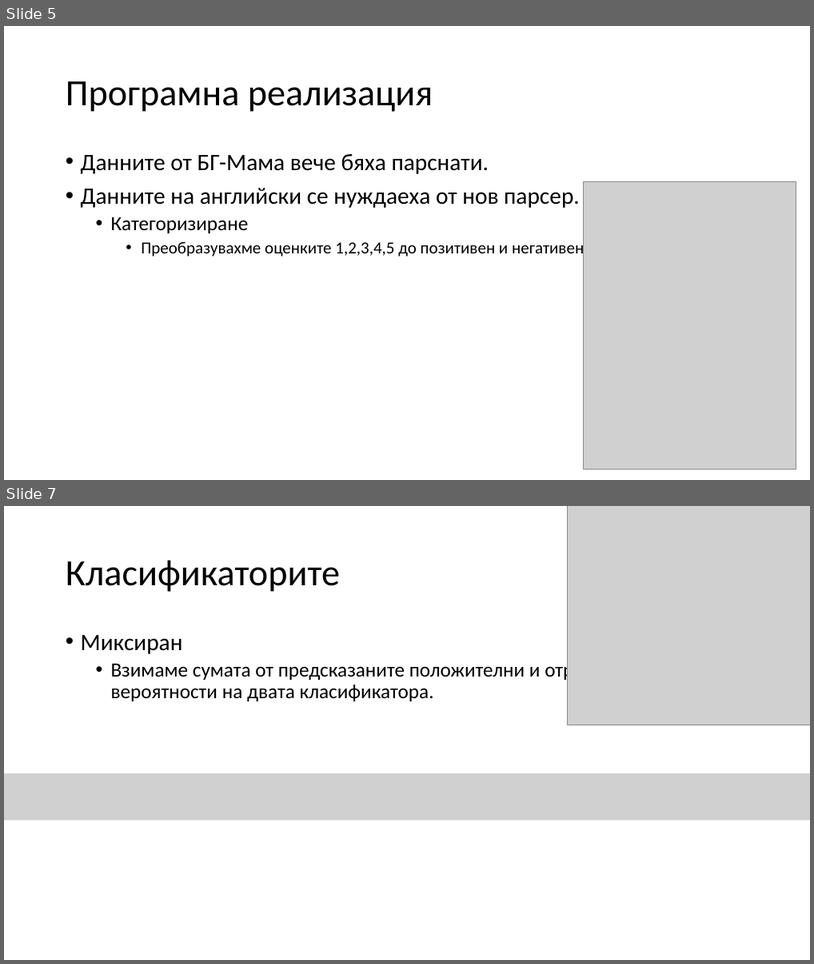
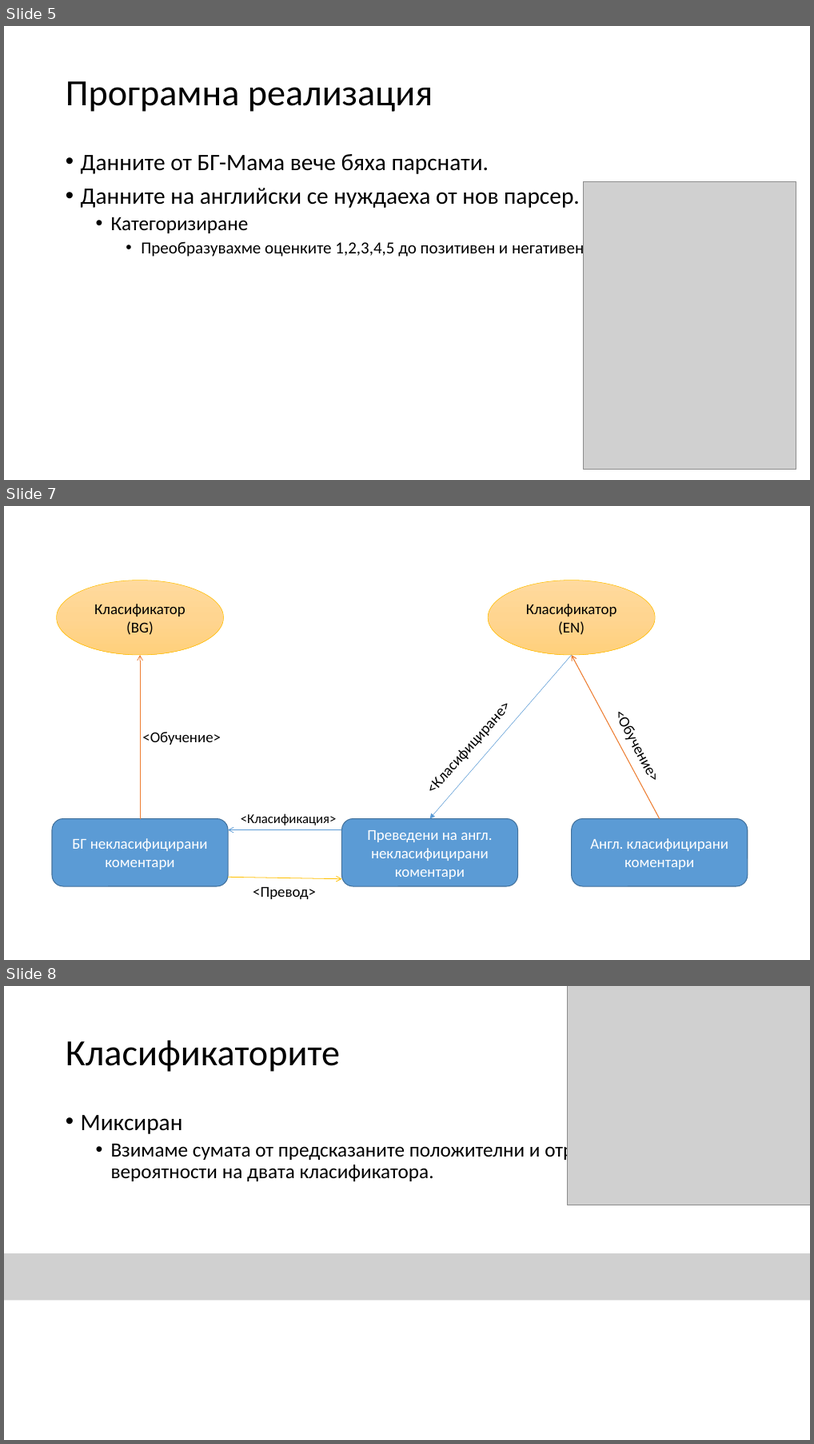
Before and after one commit to skeleta/BGMamaProject, a slide deck: documentation/Презентация_v2 - ОЗТ.pptx. Shown one above the other, each under a label of ours: slides 5 and 7 before the commit, slides 5, 7 and 8 after it; the slides between them are not shown. The pictures are 814x964 and 814x1444 pixels, drawn with LibreOffice and Linux fonts; fonts in the diff are those of the drawing; grey boxes stand for pictures. Boxes give left, top, right and bottom in pixels: in the first picture for what was removed or moved away, otherwise in the second. Text is boxed around its words. In the diff, an @@ line names an element or a change of style, - is before the commit and + after.

```diff
--- a/documentation/Презентация_v2 - ОЗТ.pptx
+++ b/documentation/Презентация_v2 - ОЗТ.pptx
@@ slide 7 added at (4, 506, 810, 960), background #FFFFFF @@
@@ ellipse added at (57, 580, 223, 655), fill gradient #FFDB9E to #FFD590 to #FFD07C, outline #FFC000 0.5 pt, 18 pt, text #000000 @@
+Класификатор (BG)
@@ ellipse added at (488, 580, 655, 655), fill gradient #FFDB9E to #FFD590 to #FFD07C, outline #FFC000 0.5 pt, 18 pt, text #000000 @@
+Класификатор (EN)
@@ arrow added from (140, 819) to (140, 655), #ED7D31 0.75 pt @@
@@ arrow added from (572, 655) to (430, 819), #5B9BD5 0.5 pt @@
@@ arrow added from (660, 819) to (572, 655), #ED7D31 1 pt @@
@@ text added at (416, 689, 522, 804), 18 pt, text #000000 @@
+<Класифициране>
@@ text added at (606, 700, 671, 792), 18 pt, text #000000 @@
+<Обучение>
@@ text added at (142, 732, 221, 744), 18 pt, text #000000 @@
+<Обучение>
@@ text added at (241, 813, 337, 825), 16 pt, text #000000 @@
+<Класификация>
@@ rounded rectangle added at (52, 819, 228, 887), fill #5B9BD5, outline #43739E 1 pt, 18 pt, text #FFFFFF @@
+БГ некласифицирани коментари
@@ arrow added from (342, 830) to (229, 830), #5B9BD5 0.75 pt @@
@@ rounded rectangle added at (342, 819, 518, 887), fill #5B9BD5, outline #43739E 1 pt, 18 pt, text #FFFFFF @@
+Преведени на англ. некласифицирани коментари
@@ rounded rectangle added at (572, 819, 748, 887), fill #5B9BD5, outline #43739E 1 pt, 18 pt, text #FFFFFF @@
+Англ. класифицирани коментари
@@ arrow added from (229, 877) to (342, 879), #FFC000 0.75 pt @@
@@ text added at (253, 887, 316, 899), 18 pt, text #000000 @@
+<Превод>
@@ what was slide 7 is now slide 8 @@
```
Also in this commit, not shown: 3 slides changed.
